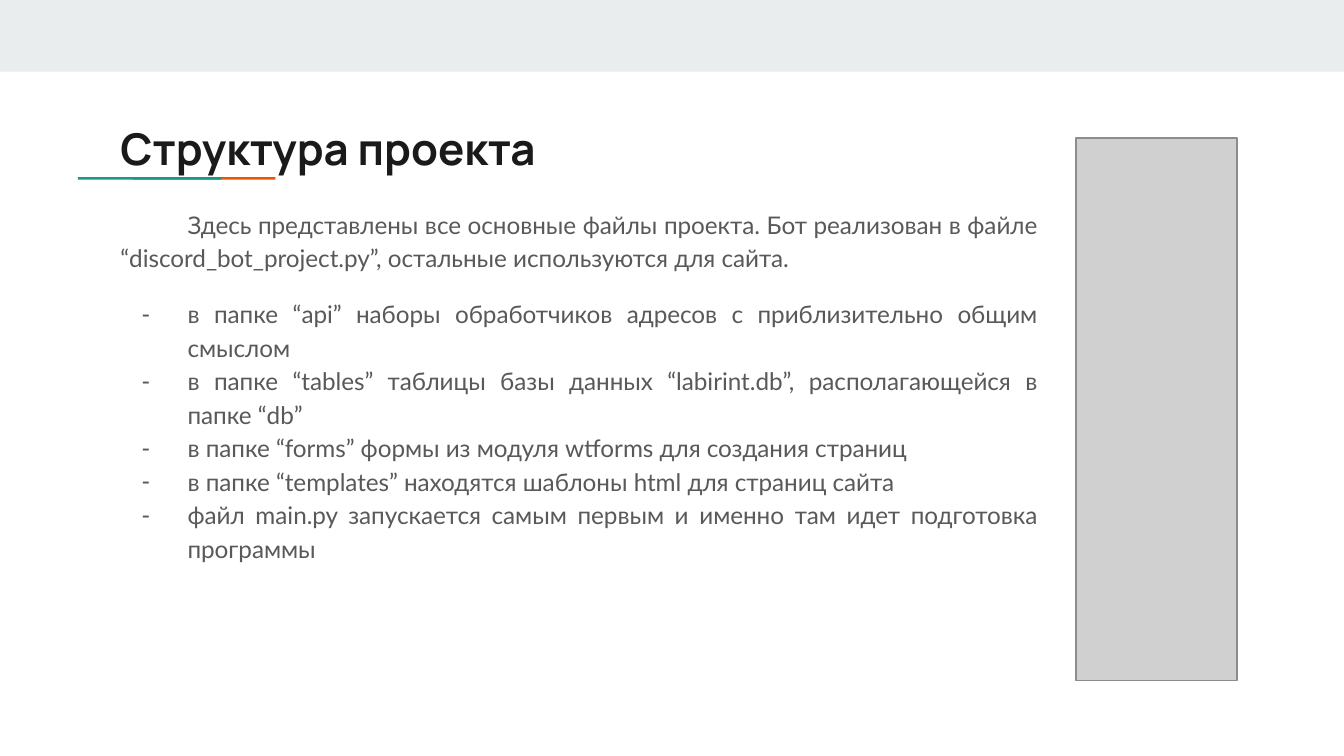
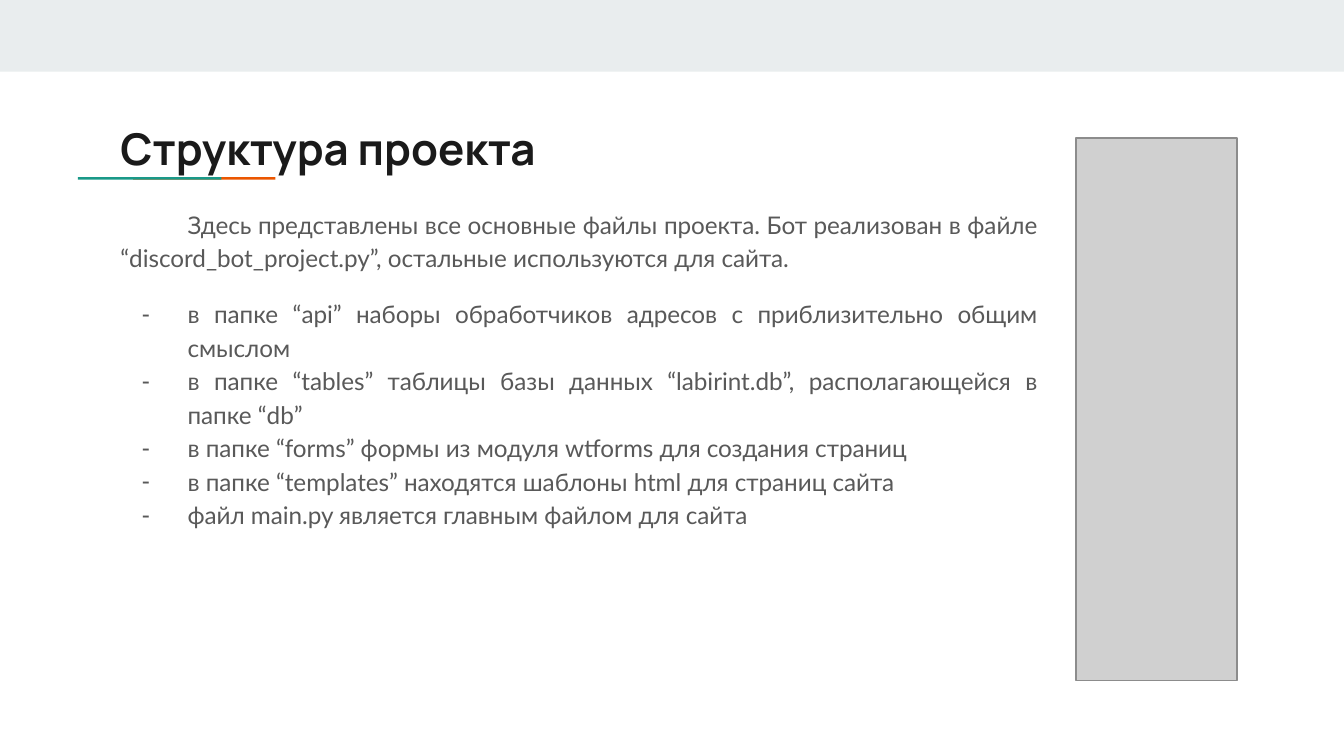
Before and after one commit to ElizavetaShangina/Project_3, a slide deck: slide 3 of WebServer+API проект “Лабиринт”.pptx. Drawn at 1344x756 pixels with LibreOffice and Linux fonts; fonts in the diff are those of the drawing; grey boxes stand for pictures. Boxes give left, top, right and bottom in pixels: in the first picture for what was removed or moved away, otherwise in the second. Text is boxed around its words. In the diff, an @@ line names an element or a change of style, - is before the commit and + after.

Commit message:
и еще

```diff
--- a/WebServer+API проект “Лабиринт”.pptx
+++ b/WebServer+API проект “Лабиринт”.pptx
@@ text at (x1=188, y1=506, x2=748, y2=528): text changed @@
-– файл main.py запускается самым первым и именно там идет подготовка программы
+– файл main.py является главным файлом для сайта
```
Also in this commit, not shown: 1 other slide changed.
